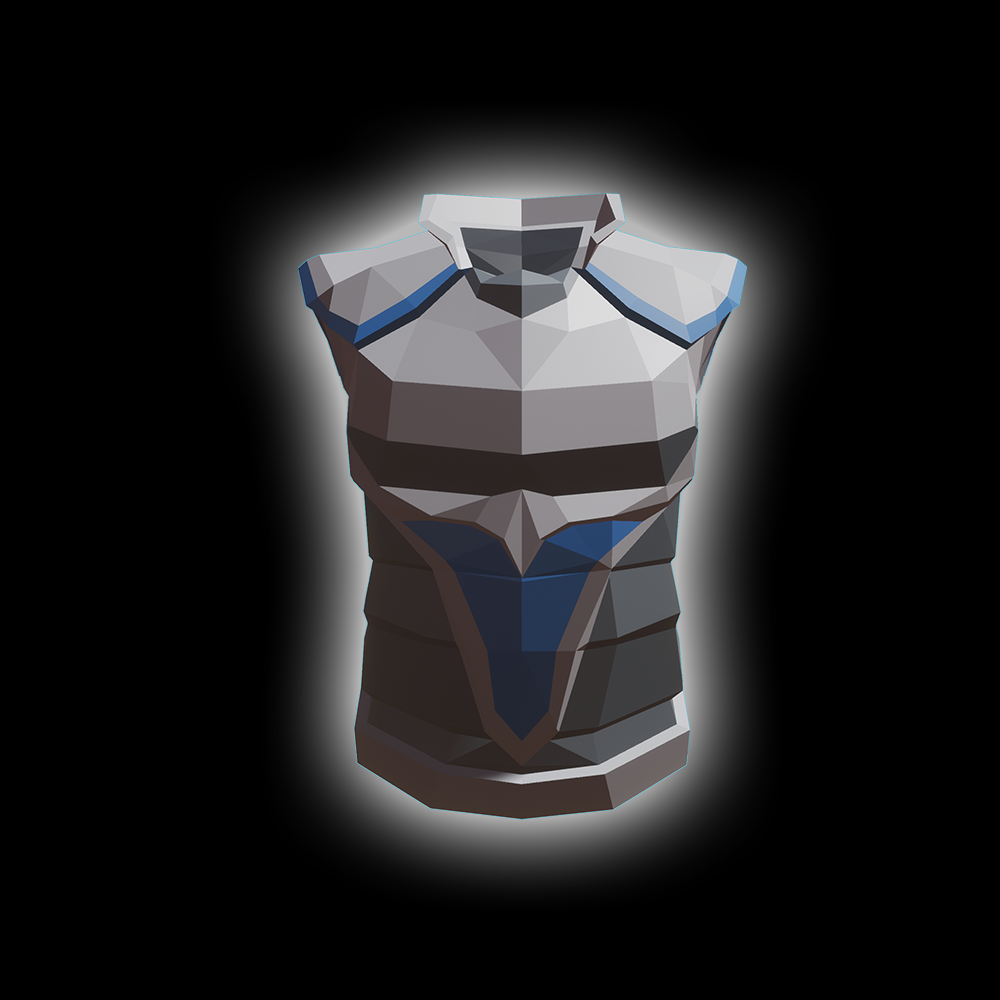
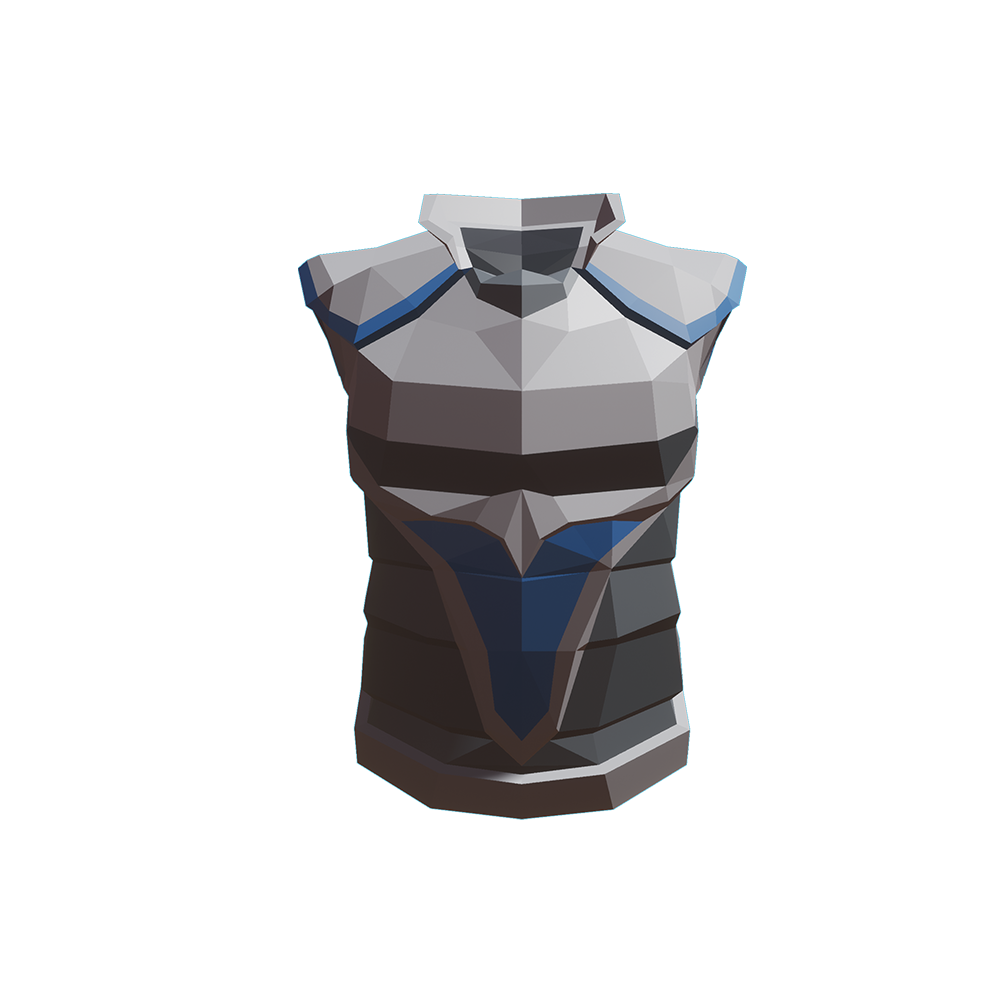
Comparing the layer stacks of the two 1000×1000 images. Changes:
pixels changed over [0,0,1000,1000] (layer not identified)
